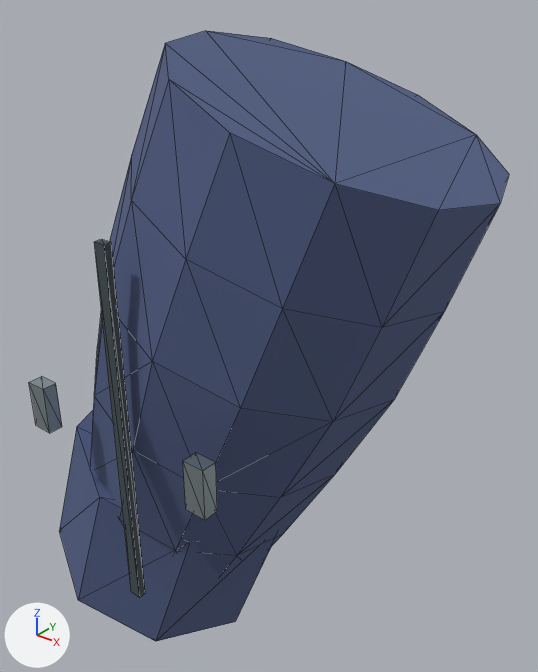
What one commit did to the glTF model Resource/Export/Modules/Outfit_Civilian_Male_Normal_Cuff_R.glb.
Before and after are seen from a camera (50 mm lens) standing at (-0.196, -0.219, 1.211) and looking at (-0.376, 0.005, 1.072). Arrows for +X, +Y and +Z are at lower left; the lights stay in place. The older version comes first. Mesh edges are drawn as thin lines. Vertices at exactly the same position are counted once.

Objects in the first picture: 'Outfit_Civilian_Male_Normal_Cuff_R'.
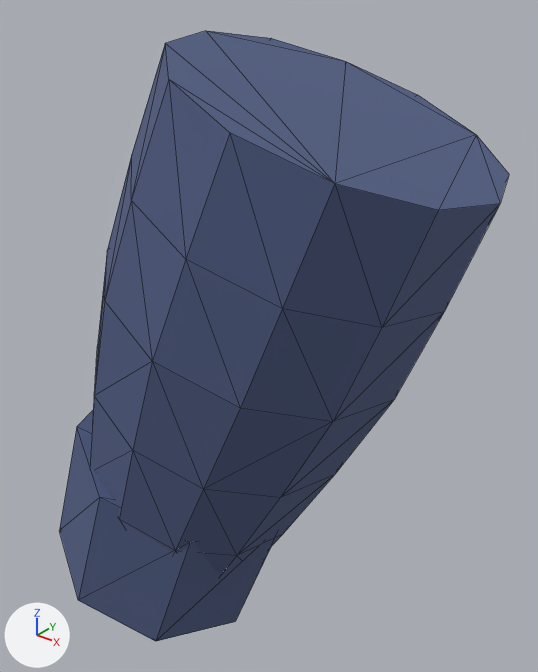
Boxes [x1, y1, x2, y2] around the edits, measured in the pictures (538 x 672 px):
'Outfit_Civilian_Male_Normal_Cuff_R', reshaped (6% narrower)
    before: [29, 30, 509, 641]
    after: [59, 30, 509, 641]
part 1 of me_outfit_civilian_male_normal_cuff_r_mesh_002, deleted
    before: [29, 376, 62, 433]
part 2 of me_outfit_civilian_male_normal_cuff_r_mesh_002, deleted
    before: [183, 453, 217, 520]
part 3 of me_outfit_civilian_male_normal_cuff_r_mesh_002, deleted
    before: [94, 239, 145, 598]

The change, as a list of edits to the scene's bpy script:
```text
Change me_outfit_civilian_male_normal_cuff_r_mesh_002:
    used by ob_outfit_civilian_male_normal_cuff_r; location = (0.0, 0.0, 0.0)
    remove me_outfit_civilian_male_normal_cuff_r_mesh_002.from_pydata(...)  # 119 vertices, 203 faces; spans x -0.482..-0.282, y -0.079..0.062, z 0.923..1.193
    add me_outfit_civilian_male_normal_cuff_r_mesh_002.from_pydata(...)  # 95 vertices, 167 faces; spans x -0.482..-0.282, y -0.07..0.062, z 0.923..1.193
    me_outfit_civilian_male_normal_cuff_r_mesh_002 part 1: the loose piece of 8 vertices spanning x -0.428..-0.419, y -0.079..-0.073, z 1.048..1.068 is deleted
    me_outfit_civilian_male_normal_cuff_r_mesh_002 part 2: the loose piece of 8 vertices spanning x -0.344..-0.335, y -0.079..-0.073, z 1.048..1.068 is deleted
    me_outfit_civilian_male_normal_cuff_r_mesh_002 part 3: the loose piece of 8 vertices spanning x -0.384..-0.379, y -0.074..-0.071, z 0.983..1.134 is deleted
    remove me_outfit_civilian_male_normal_cuff_r_mesh_002.materials.append(mat_fabric_seam)  # greyish blue #424d52
    remove me_outfit_civilian_male_normal_cuff_r_mesh_002.materials.append(mat_fastener_titanium)  # grey #a8b6ba
```
